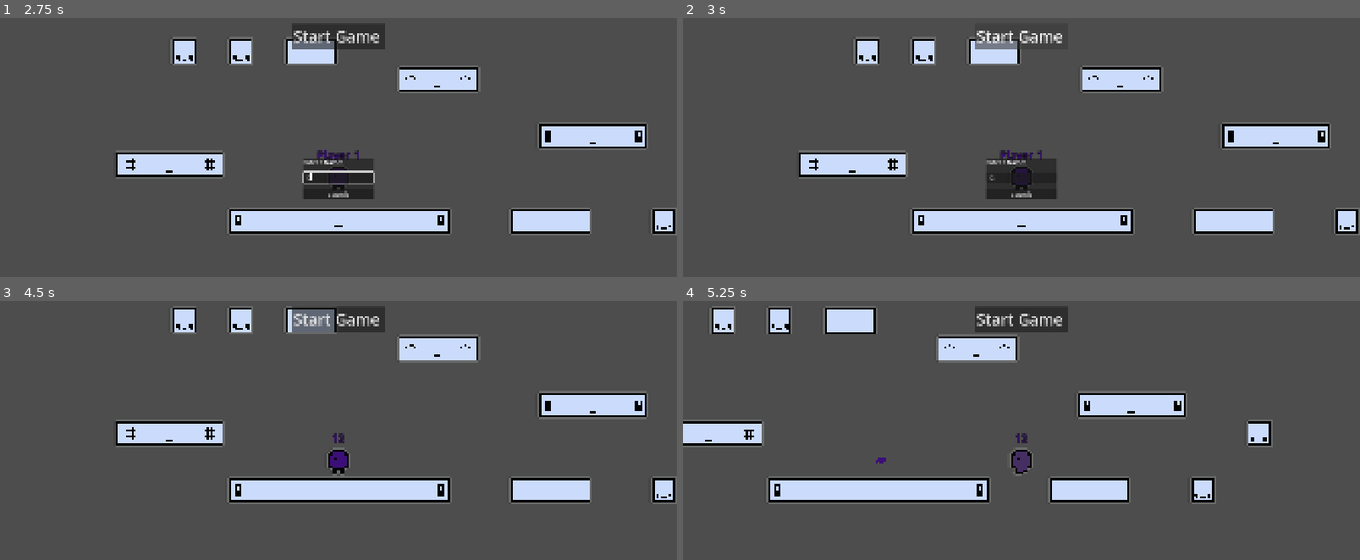
Above: before the commit, frames 1-4 (two rows, left to right).
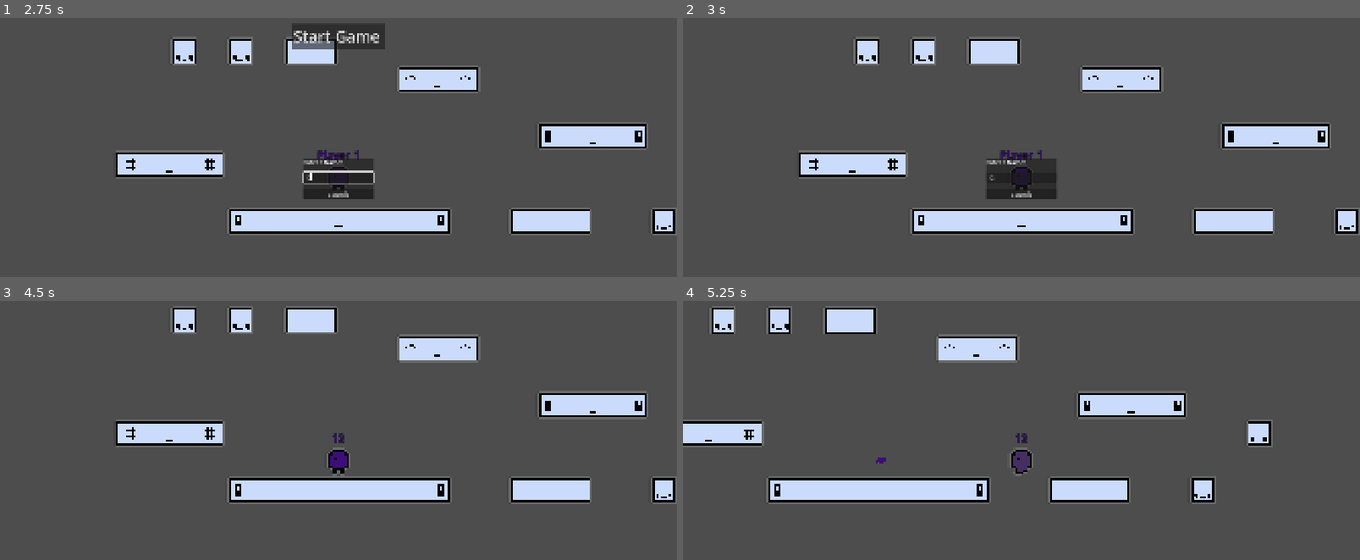
Above: after the commit, the same moments.

Repository: Mrneptune11/Unlimited-Games-Jam
Game: Godot game, scene res://Main/Lobby/Lobby.tscn
Same seed, same stepped clock (60 frames per second), same inputs: the game is played once before the commit and once after it.
Inputs (mouse positions are in pixels of both pictures, inside the frame that each line leads up to):
- Up to frame 1 (2.75 s): click (358, 183) at 0.52 s; type "12" at 0.6 s; click "Host" at 1.25 s; click (338, 178) at 2.02 s; type "12" at 2.1 s
- Up to frame 2 (3 s): click "Start Game" at 2.75 s
- Up to frame 3 (4.5 s): click (338, 319) at 3.5 s, where only the run before the commit has a clickable "Start Game"; click "Submit" at 4.25 s
- Up to frame 4 (5.25 s): tap Enter at 5 s; hold D (move_right) from 5.03 s (still down); tap 0 at 5.1 s

Frame 1 is identical in both runs. In frame 2, 0.5% of the frame differs, in the area x 43-56%, y 4-13%; in frame 3, 1.2%, in the area x 43-57%, y 1-13%; in frame 4, 1.2%.
Error before the commit: Invalid type in function 'prep_weights' in base 'Node (EventManager.gd)'. The array of argument 1 (Array) does not have the same element type as the expected t…

Commit message:
players cant join active matches

Diff:
--- a/Main/Lobby/Lobby.tscn
+++ b/Main/Lobby/Lobby.tscn
@@ -5,13 +5,6 @@
 
 [node name="Lobby" type="Node2D" unique_id=2146104970]
 script = ExtResource("1_0duqs")
-
-[node name="Labels" type="Control" parent="." unique_id=2072846370]
-texture_filter = 2
-layout_mode = 3
-anchors_preset = 0
-offset_right = 40.0
-offset_bottom = 40.0
 
 [node name="Level" type="Node2D" parent="." unique_id=817860642]
 
--- a/Main/Lobby/lobby.gd
+++ b/Main/Lobby/lobby.gd
@@ -1,4 +1,14 @@
 class_name Lobby extends Node2D
+
+#enum used to prevent new server joins
+enum State {
+	MATCH = 0,
+	LOBBY = 1,
+}
+
+var server_status:State = State.LOBBY
+
+#-------------------------------------------------------------------------------
 
 const MAX_PLAYERS = 15 ##15 max players for now
 const DEFAULT_PORT = 47218 ##Default port number
@@ -11,10 +21,6 @@
 
 var level:Level = null
 var level_idx:int = 1
-
-#-------------------------------------------------------------------------------
-
-const START_BTN_SCN = preload("res://UI/StartButton/StartGameButton.tscn")
 
 #-------------------------------------------------------------------------------
 
@@ -57,8 +63,8 @@
 func _start_server_common() -> void:
 	load_level(0) #start level scene
 	spawn_player(1) # server is always first player
-
-	$UI.add_child(START_BTN_SCN.instantiate())
+	$UI.init_start_btn()
+
 
 func start_enet_server(port: int = DEFAULT_PORT) -> void:
 	var peer: ENetMultiplayerPeer = ENetMultiplayerPeer.new()
@@ -89,11 +95,22 @@
 	peer.create_client(url)
 	multiplayer.multiplayer_peer = peer
 
+
+@rpc("authority", "reliable")
+func force_peer_exit(message:String)->void:
+	OS.alert(message)
+	multiplayer.multiplayer_peer.close()
+	get_tree().change_scene_to_file("res://Main/Lobby/Lobby.tscn")
 #-------------------------------------------------------------------------------
 
 # Network Events
 
 func _on_peer_connected(peer_id: int) -> void:
+	#Don't allow new joins after the game starts
+	if !server_status:
+		force_peer_exit.rpc("Can't join server during an active match")
+		return
+
 	#handle spawn if host
 	if (!multiplayer.is_server()): return
 	spawn_player(peer_id)
@@ -151,10 +168,8 @@
 
 # Level Events
 
-func _on_goal_reached(_player: Player) -> void:
-	# Detect when a player reaches the goal and switch levels
-	if (is_final_level()): return
-	next_level()
+func start_match()->void:
+	server_status = State.MATCH
 
 #-------------------------------------------------------------------------------
 
--- a/Main/Lobby/ui.gd
+++ b/Main/Lobby/ui.gd
@@ -1,6 +1,12 @@
 extends CanvasLayer
 
 @onready var lobby: Lobby = get_parent()
+
+#-------------------------------------------------------------------------------
+
+const START_BTN_SCN = preload("res://UI/StartButton/StartGameButton.tscn")
+
+#-------------------------------------------------------------------------------
 
 func _ready() -> void:
 	$Start/ENet/Join/VBox/Start.pressed.connect(_on_enet_join_pressed)
@@ -30,3 +36,11 @@
 	var port: int = $Start/ENet/Host/VBox/Options/Port.value
 	lobby.start_websocket_server(port)
 	$Start.hide()
+
+#-------------------------------------------------------------------------------
+
+func init_start_btn()->void:
+	var start_btn:Button = START_BTN_SCN.instantiate()
+	add_child(start_btn)
+	start_btn.pressed.connect(lobby.start_match)
+	start_btn.pressed.connect(start_btn.hide)
--- a/Main/Managers/EventManager.gd
+++ b/Main/Managers/EventManager.gd
@@ -2,21 +2,25 @@
 
 class Event:
 	var id: StringName
-	var weight:int = 1
+	var weight:float = 1.0
 
-const EVENT_LIST:Array[Event] = preload("res://Data/events.json").data
-var event_weights:Array[int] = []
+	func _init(new_id:StringName, new_weight:int) -> void:
+		id = new_id
+		weight = new_weight
+
+var EVENT_DICT:Array = preload("res://Data/events.json").data
+var event_list:Array[Event] = []
+var event_weights:Array[float] = []
 
 func _ready() -> void:
-	event_weights = prep_weights(EVENT_LIST)
+	prep_events(EVENT_DICT)
 
-func prep_weights(events:Array[Event])->Array[int]:
-	var return_arr:Array[int]
+func prep_events(events:Array)->void:
+	for i:int in range(events.size()):
+		var event:Dictionary = events[i]
+		event_list.append(Event.new(event.id,event.weight))
+		event_weights.append(events[i].weight)
 
-	for i:int in range(events.size()):
-		return_arr.append(EVENT_LIST[i].weight)
-	return return_arr
-
-func choose_event(events:Array[Event],weights:Array[int])->Event:
+func choose_event(events:Array[Event],weights:Array[float])->Event:
 	var rng:RandomNumberGenerator = RandomNumberGenerator.new()
 	return(events[rng.rand_weighted(weights)])
